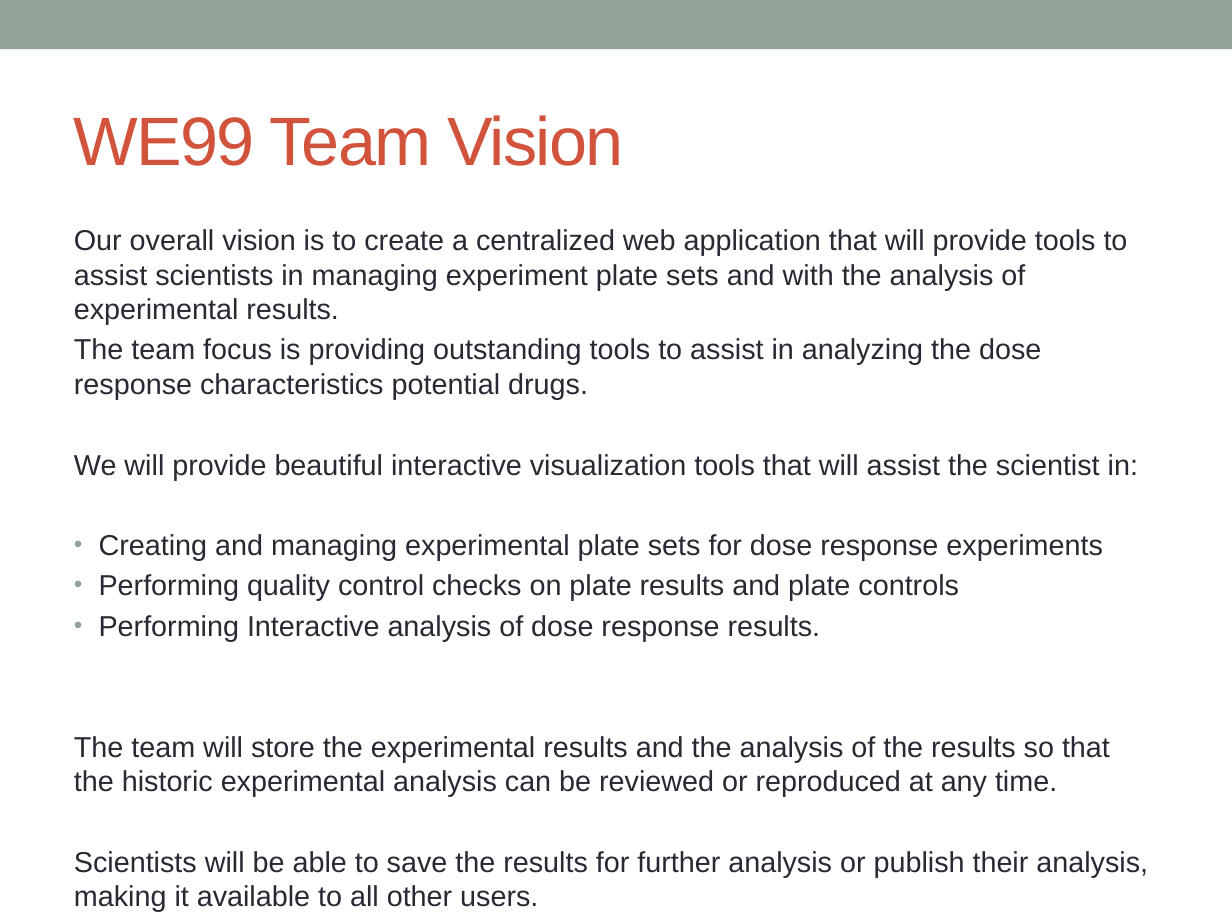
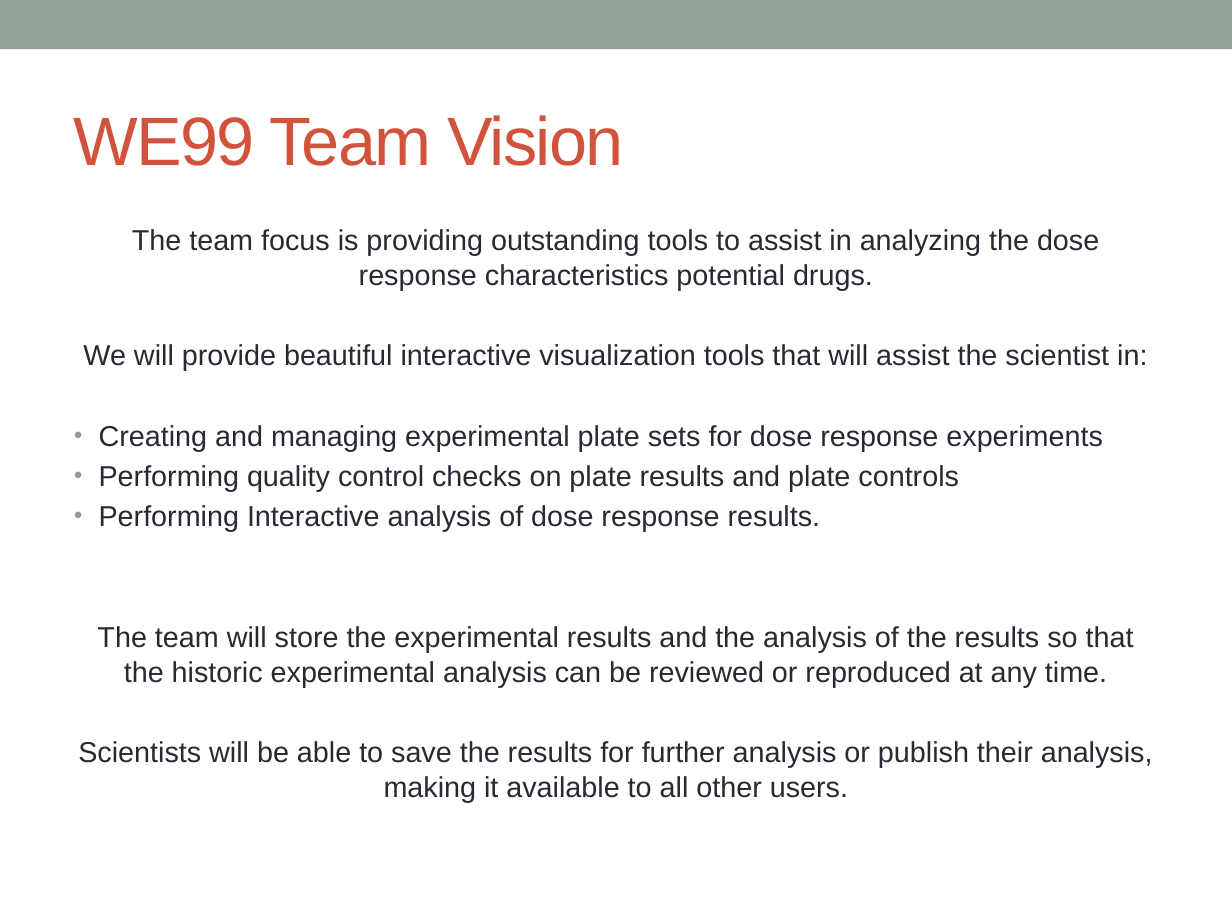
Before and after one commit to massfords/we99, a slide deck: slide 2 of docs/Presentations/Milestone1Presentation_v1.pptx. Drawn at 1232x924 pixels with LibreOffice and Linux fonts; fonts in the diff are those of the drawing. Boxes give left, top, right and bottom in pixels: in the first picture for what was removed or moved away, otherwise in the second. Text is boxed around its words. In the diff, an @@ line names an element or a change of style, - is before the commit and + after.

```diff
--- a/docs/Presentations/Milestone1Presentation_v1.pptx
+++ b/docs/Presentations/Milestone1Presentation_v1.pptx
@@ text at bbox=[74, 229, 1128, 325]: paragraph removed @@
-Our overall vision is to create a centralized web application that will provide tools to assist scientists in managing experiment plate sets and with the analysis of experimental results.
@@ text at bbox=[78, 229, 1153, 802]: alignment left to centre @@
```
Also in this commit, not shown: 5 other slides changed, 1 slide added.
